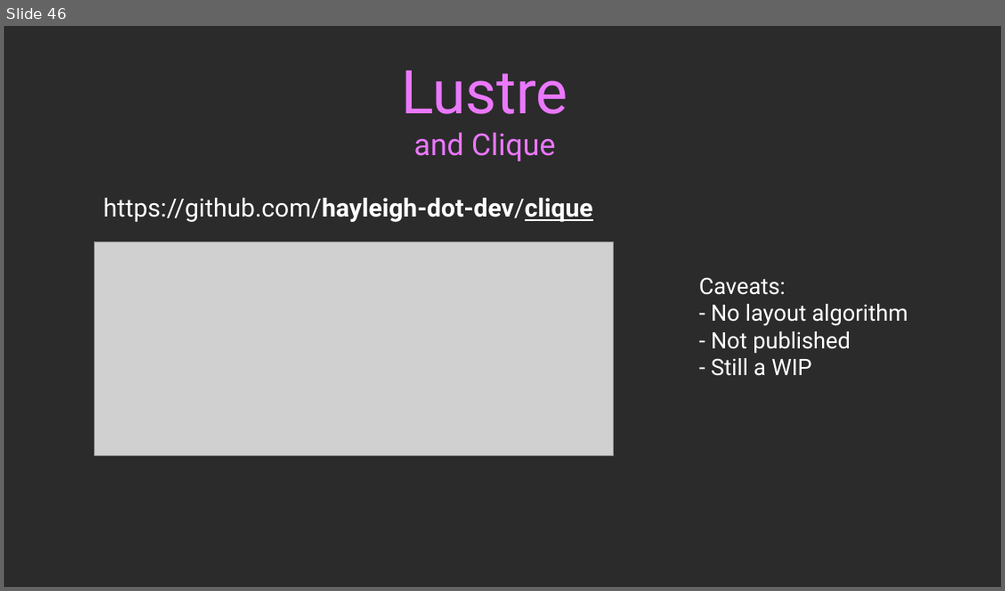
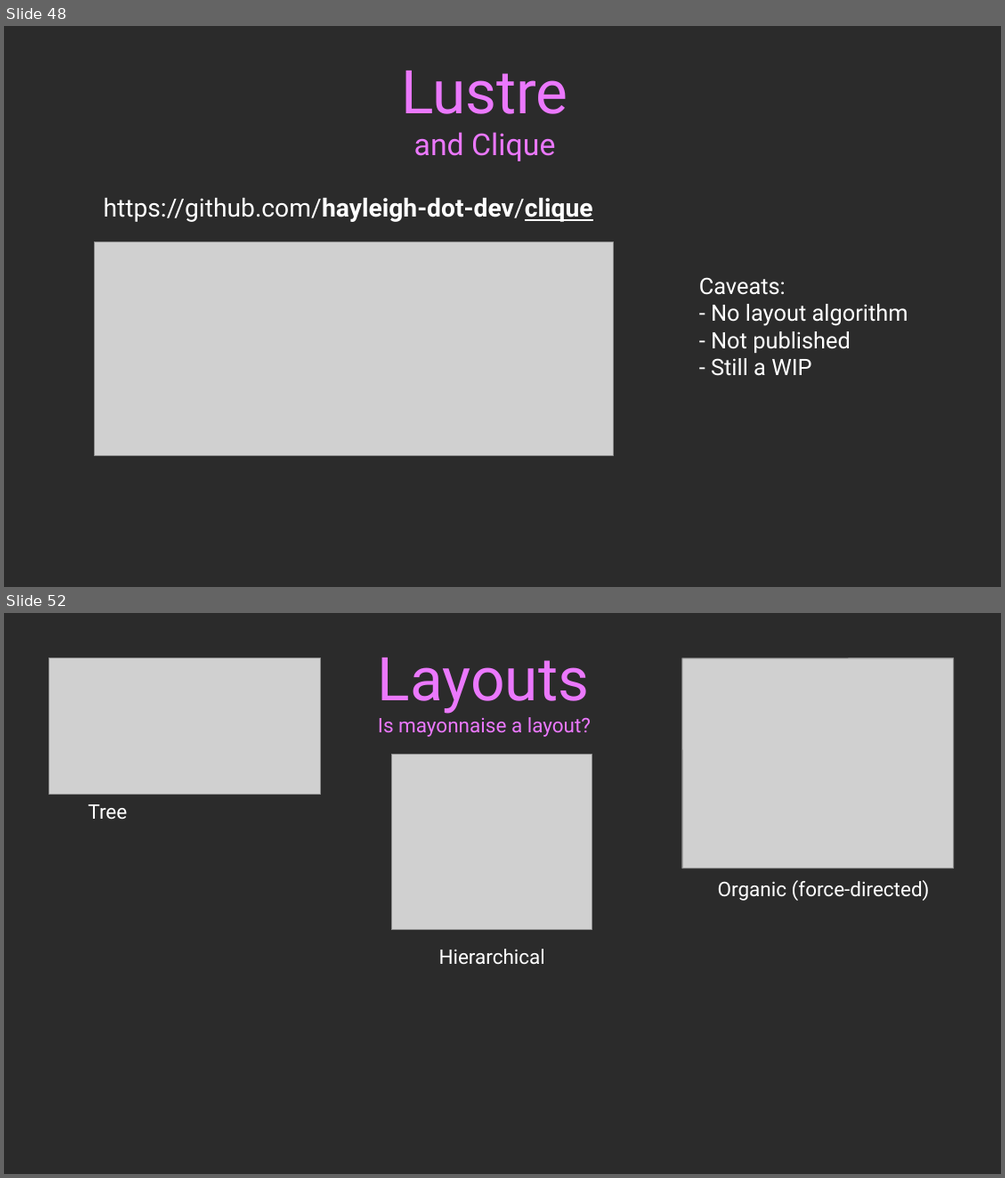
Before and after one commit to guillheu/Presentations, a slide deck: 2026/Code Beam Europe/Asterism.odp. Shown one above the other, each under a label of ours: slide 46 before the commit, slides 48 and 52 after it; the slides between them are not shown. The pictures are 1005x591 and 1005x1178 pixels, drawn with LibreOffice and Linux fonts; fonts in the diff are those of the drawing; grey boxes stand for pictures; background and template pictures are left out; a plain dark background stands for a picture behind light text. Boxes give left, top, right and bottom in pixels: in the first picture for what was removed or moved away, otherwise in the second. Text is boxed around its words. In the diff, an @@ line names an element or a change of style, - is before the commit and + after.

```diff
--- a/2026/Code Beam Europe/Asterism.odp
+++ b/2026/Code Beam Europe/Asterism.odp
@@ slide 52 added at [4,613,1001,1174], background picture (left out) @@
@@ picture added at [49,658,321,794] @@
@@ text added at [378,657,591,737], 16 pt, text #EB78FD @@
+Layouts
+Is mayonnaise a layout?
@@ picture added at [682,658,954,868] @@
@@ picture added at [391,755,592,930] @@
@@ text added at [88,804,127,819], 16 pt, text #FFFFFF @@
+Tree
@@ text added at [718,880,930,900], 16 pt, text #FFFFFF @@
+Organic (force-directed)
@@ text added at [439,949,545,965], 16 pt, text #FFFFFF @@
+Hierarchical
@@ what was slide 46 is now slide 48 @@
```
Also in this commit, not shown: 1 slide changed, 11 other slides added.
